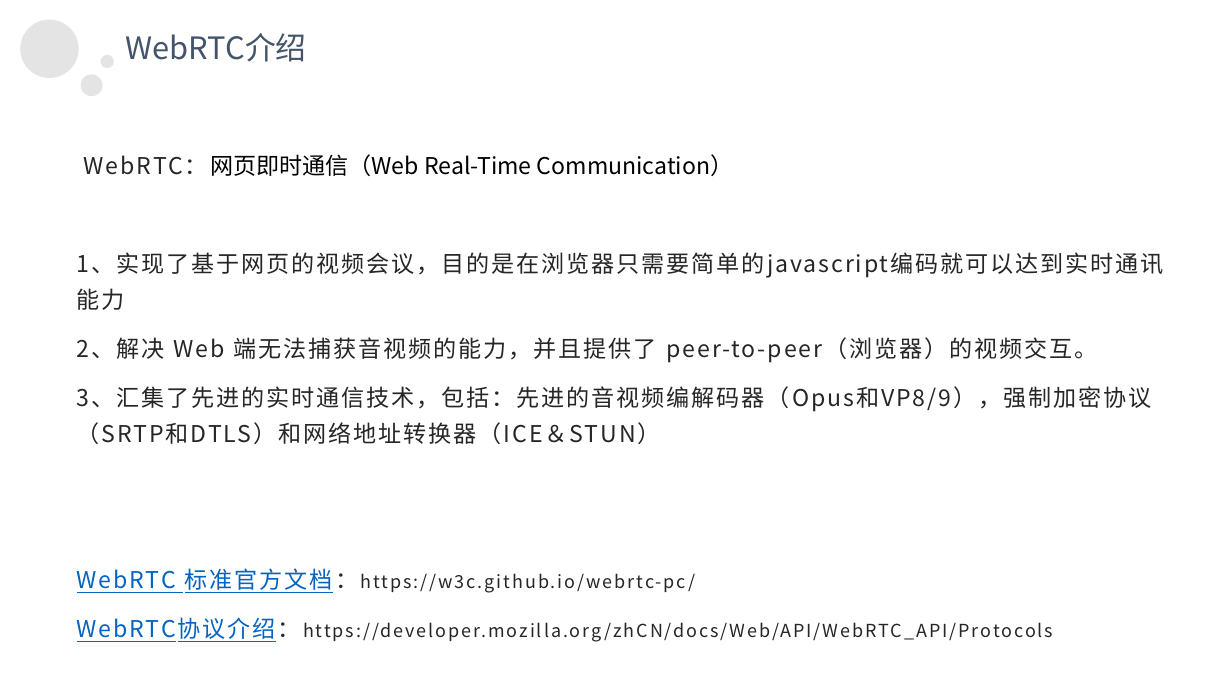
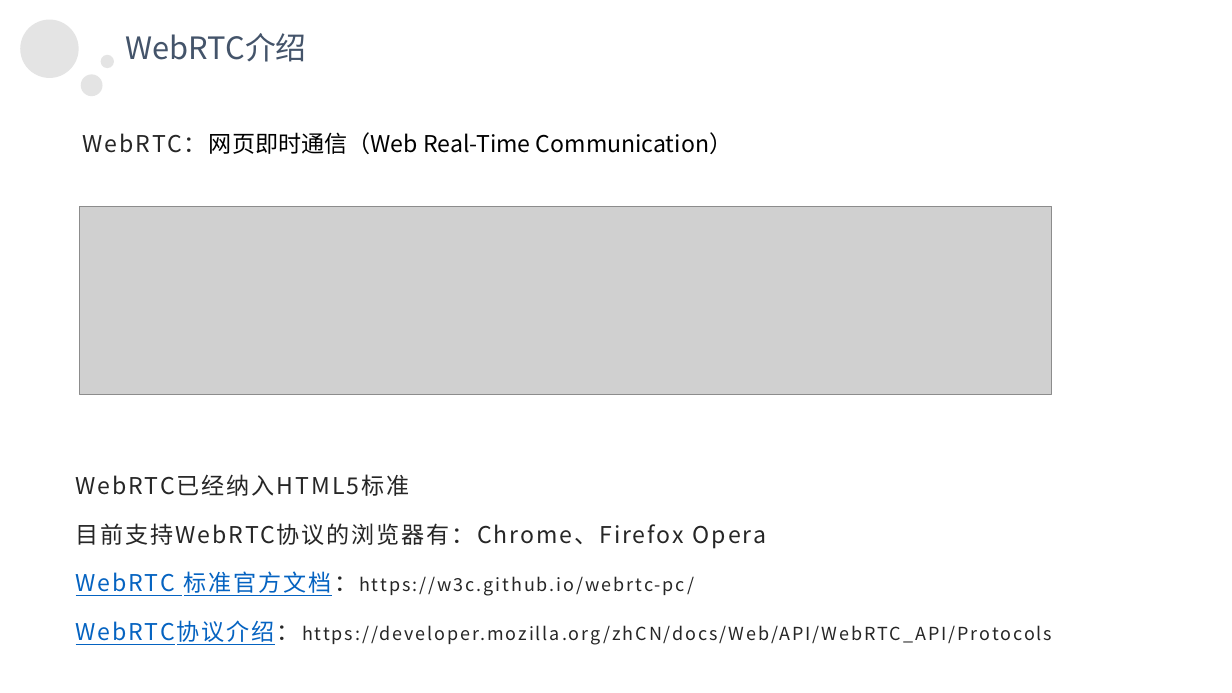
Before and after one commit to joeyer/lzjtest, a slide deck: slide 3 of p2p通信.pptx. Drawn at 1232x693 pixels with LibreOffice and Linux fonts; fonts in the diff are those of the drawing; grey boxes stand for pictures. Boxes give left, top, right and bottom in pixels: in the first picture for what was removed or moved away, otherwise in the second. Text is boxed around its words. In the diff, an @@ line names an element or a change of style, - is before the commit and + after.

Commit message:
ppt

```diff
--- a/p2p通信.pptx
+++ b/p2p通信.pptx
@@ text "WebRTC：网页即时通信（Web Real-Time Communication）": place and size @@
-text "WebRTC：网页即时通信（Web Real-Time Communication）" at <box>77,154,1151,642</box>
+text "WebRTC：网页即时通信（Web Real-Time Communication）" at <box>76,132,766,645</box>
@@ picture added at <box>79,206,1053,394</box> @@
@@ text at <box>76,474,766,548</box>: text changed @@
-1、实现了基于网页的视频会议，目的是在浏览器只需要简单的javascript编码就可以达到实时通讯能力
-2、解决 Web 端无法捕获音视频的能力，并且提供了 peer-to-peer（浏览器）的视频交互。
-3、汇集了先进的实时通信技术，包括：先进的音视频编解码器（Opus和VP8/9），强制加密协议（SRTP和DTLS）和网络地址转换器（ICE＆STUN）
+WebRTC已经纳入HTML5标准
+目前支持WebRTC协议的浏览器有：Chrome、Firefox Opera
```
Also in this commit, not shown: 2 slides added, 1 slide removed.
